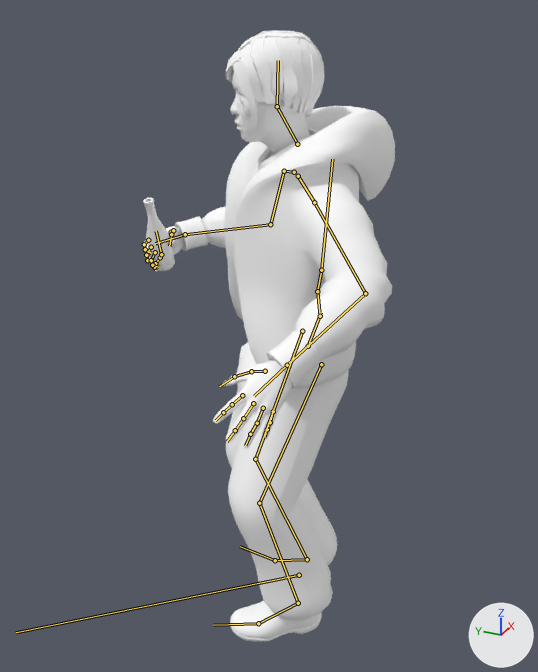
Before and after pictures for a commit that changed the Blender file assets/hobo.blend.
The view is the same before and after, from a camera (50 mm lens) standing at (-2.594, -0.277, 2.031) and looking at (-0.649, 0.599, 1.058). Arrows for +X, +Y and +Z are at lower right; the lights stay in place. Both versions are drawn at frame 94 of the action 'trailer7'; the numbers are the values there. The bones that bend it are drawn over the model as lines.

Names of what the first picture shows: 'hoboMesh'.
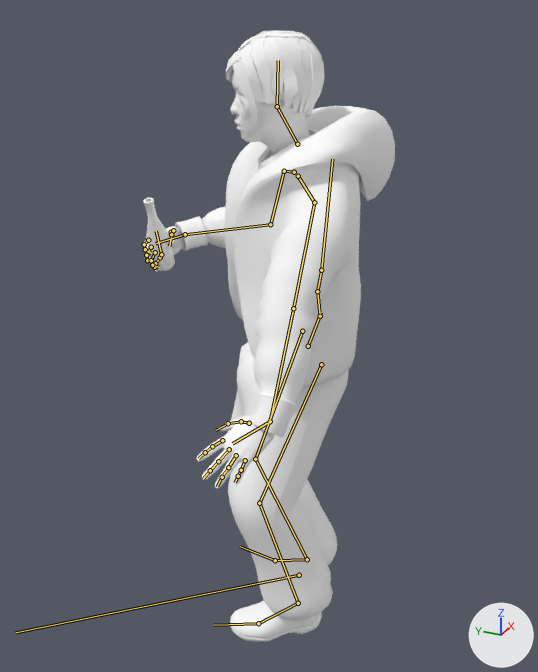
Changed parts and their boxes [x1, y1, x2, y2] in the pictures (538 x 672 px):
```json
{"object": "hoboMesh", "change": "posed", "before": [143, 30, 395, 641], "after": [143, 30, 395, 641]}
```

Edits to the scene script, one JSON object a line:
```json
{"block": "bone_hand_ik_l", "where": "bone_hand_ik_l = bpy.data.objects['armature'].pose.bones['hand_ik_l']"}
{"op": "set", "path": "bone_hand_ik_l.location", "old": "(0.0, 0.0, 0.0)", "new": "(0.175, 0.091, 0.083)"}
{"op": "set", "path": "bone_hand_ik_l.rotation_quaternion", "old": "(1.0, 0.0, 0.0, 0.0)", "new": "(0.974, 0.173, 0.143, 0.025)", "note": "degrees (0, 0, 0) -> degrees (21, 16, 6)"}
```
